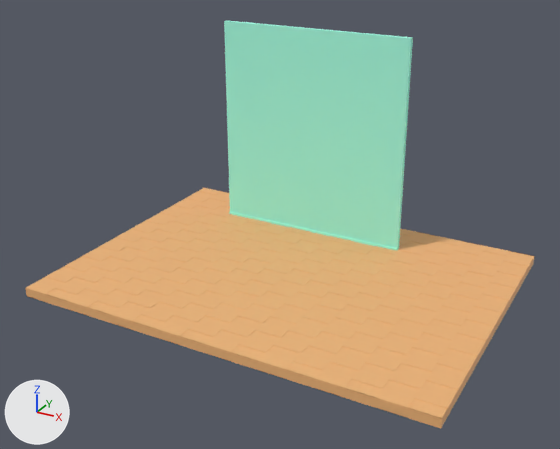
The glTF model static/models/Ground.glb, before and after one commit.
Camera for both pictures: a camera (50 mm lens) standing at (15.1, -28.0, 12.9) and looking at (1.0, -2.3, 0.0). Every picture has the same lights, and +X, +Y and +Z are marked at lower left. The older version comes first. Vertices at exactly the same position are counted once.

The first picture shows 'Ground'.
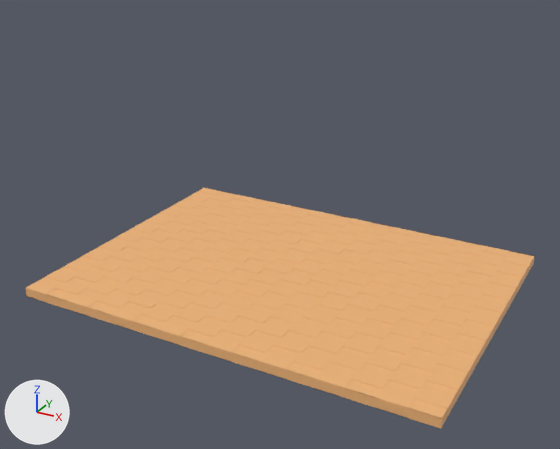
Pixel boxes [x1, y1, x2, y2] of what changed, in the pictures (560 x 449 px):
'Ground', reshaped (41% shorter)
    before: [25, 21, 535, 429]
    after: [25, 188, 535, 429]
part 1 of me_cube_011, deleted (green)
    before: [224, 21, 413, 251]

What changed in the scene script:
```text
Change me_cube_011:
    used by ob_ground; location = (0.0, 0.0, 0.0)
    remove me_cube_011.from_pydata(...)  # 3276 vertices, 8160 faces; spans x -8.0..10.0, y -8.0..5.3, z -3.0..7.0
    add me_cube_011.from_pydata(...)  # 3260 vertices, 8132 faces; spans x -8.0..10.0, y -8.0..5.3, z -3.0..-2.6
    me_cube_011 part 1: the loose piece of 16 vertices spanning x -4.8..4.3, y 2.9..3.2, z -2.7..7.0 is deleted
    remove me_cube_011.materials.append(mat_shelves)  # green #a4ffe6
```
